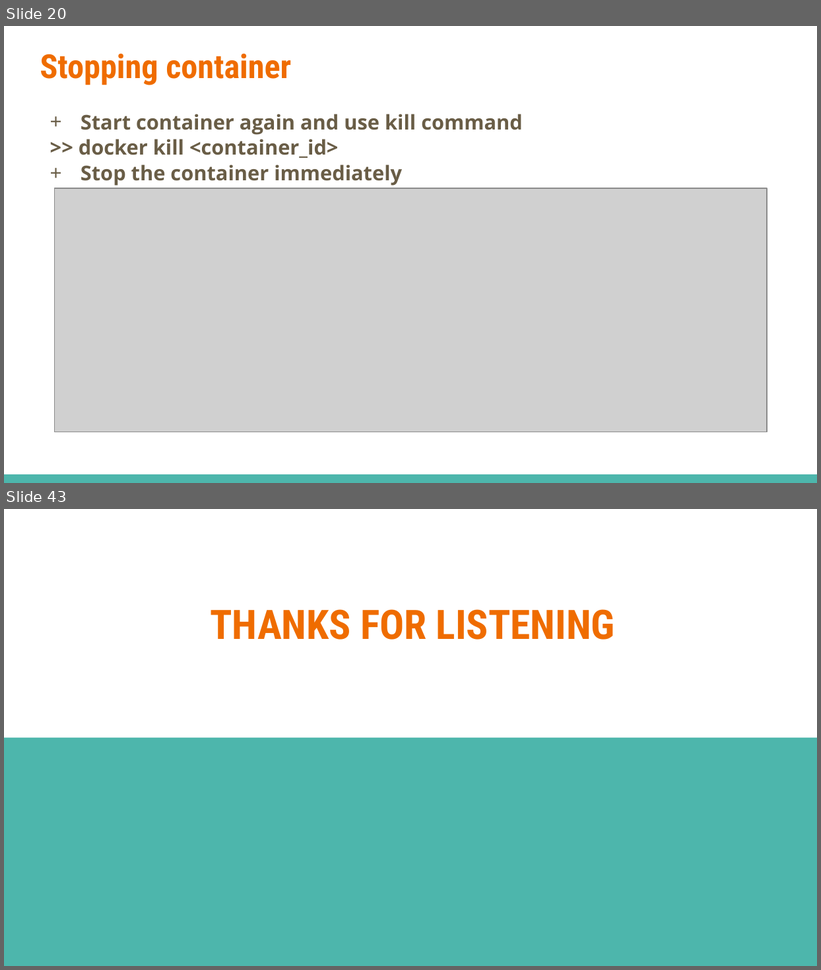
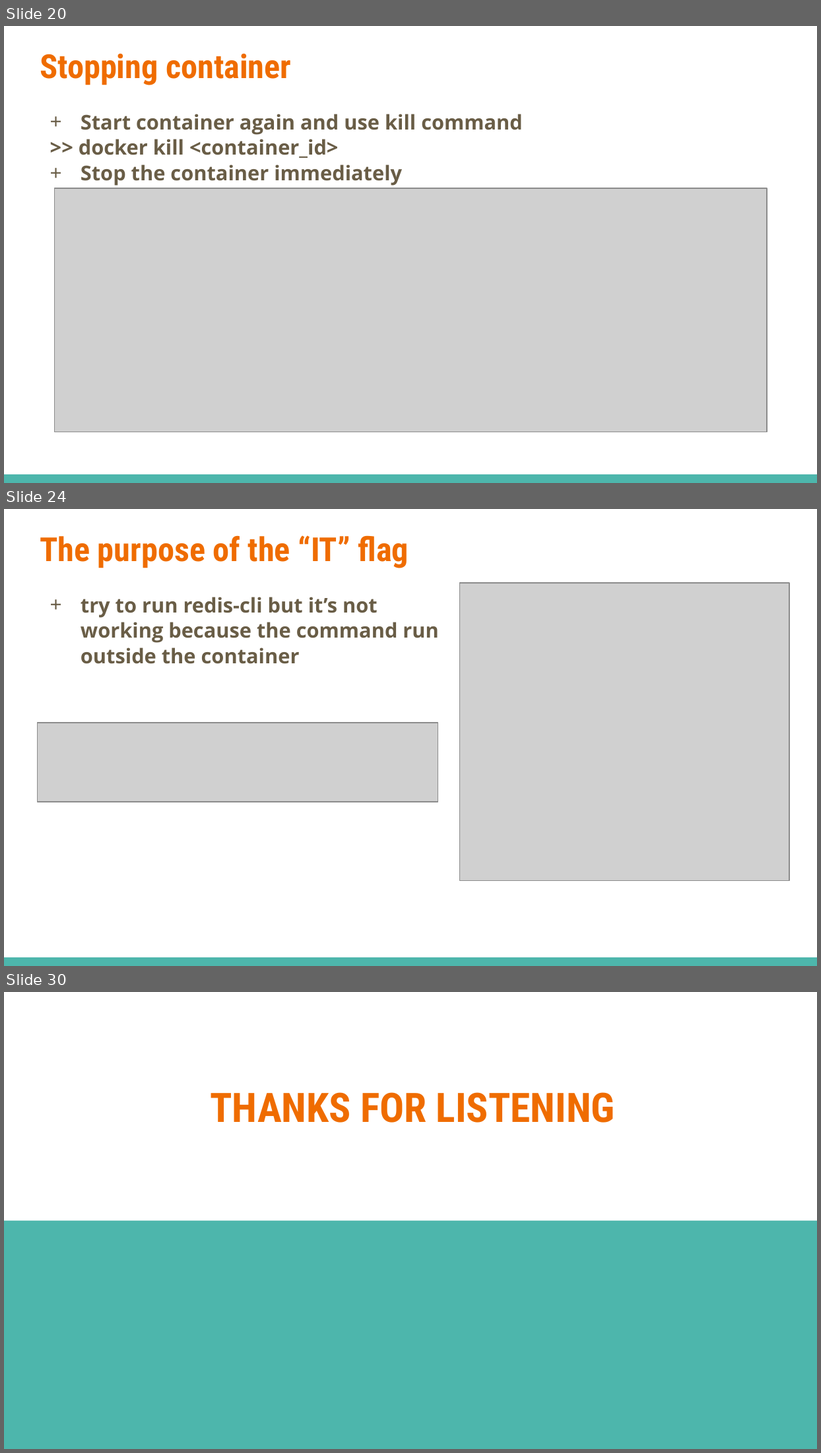
Before and after one commit to dinhhung09138/Learning-Example, a slide deck: Docker - 02 - Manipulating Containers.pptx. Shown one above the other, each under a label of ours: slides 20 and 43 before the commit, slides 20, 24 and 30 after it; the slides between them are not shown. The pictures are 821x970 and 821x1453 pixels, drawn with LibreOffice and Linux fonts; fonts in the diff are those of the drawing; grey boxes stand for pictures. Boxes give left, top, right and bottom in pixels: in the first picture for what was removed or moved away, otherwise in the second. Text is boxed around its words. In the diff, an @@ line names an element or a change of style, - is before the commit and + after.

```diff
--- a/Docker - 02 - Manipulating Containers.pptx
+++ b/Docker - 02 - Manipulating Containers.pptx
@@ slide 24 added at box(4, 509, 817, 966), background #FFFFFF; not listed: 1 template element that a slide beside it also shows @@
@@ title added at box(40, 535, 409, 568), 29.4 pt, text #EF6C00, bold @@
+The purpose of the “IT” flag
@@ picture added at box(460, 583, 789, 881) @@
@@ text added at box(81, 597, 438, 664), 18 pt, text #695D46, bold @@
++ try to run redis-cli but it’s not working because the command run outside the container
@@ picture added at box(38, 723, 438, 802) @@
@@ what was slide 43 is now slide 30 @@
```
Also in this commit, not shown: 8 other slides added, 22 slides removed, 15 other files.
